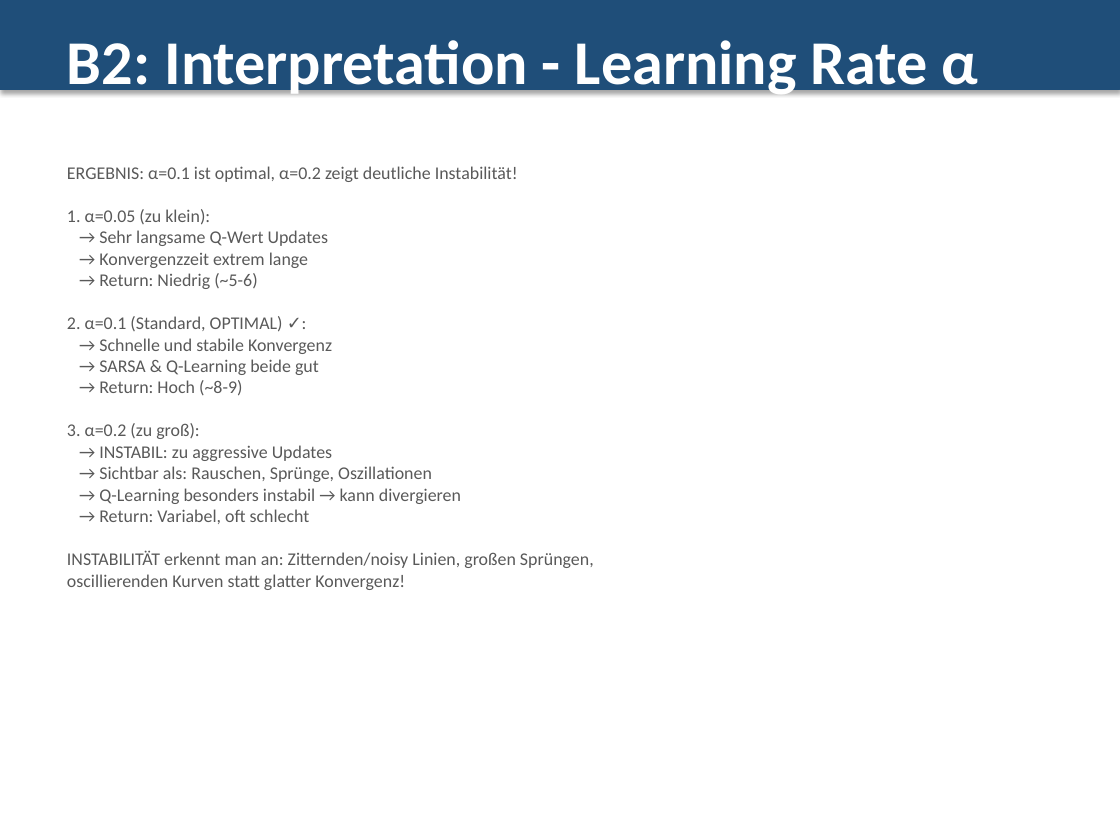
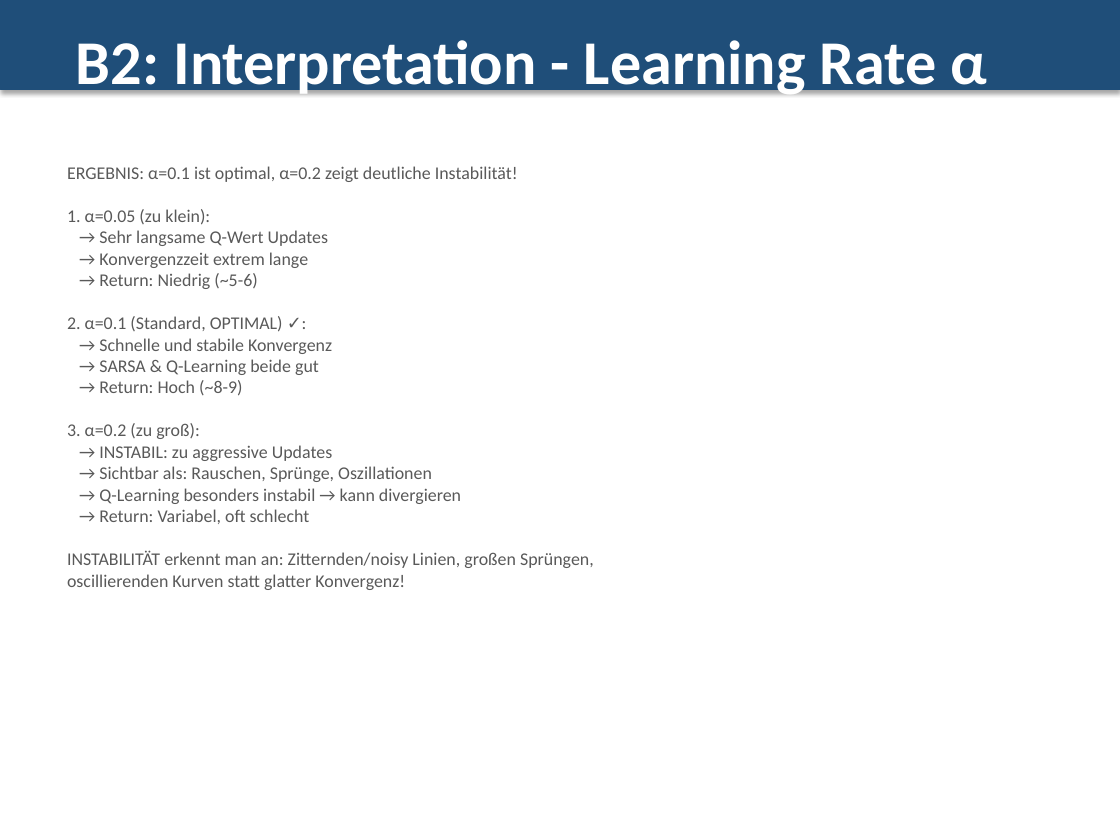
Before and after one commit to dennisddschulz/cas-artificial-intelligence, a slide deck: slide 6 of 09_temporal_difference_method/TEIL_B/TEIL_B_Presentation.pptx. Drawn at 1120x840 pixels with LibreOffice and Linux fonts; fonts in the diff are those of the drawing. Boxes give left, top, right and bottom in pixels: in the first picture for what was removed or moved away, otherwise in the second. Text is boxed around its words. In the diff, an @@ line names an element or a change of style, - is before the commit and + after.

```diff
--- a/09_temporal_difference_method/TEIL_B/TEIL_B_Presentation.pptx
+++ b/09_temporal_difference_method/TEIL_B/TEIL_B_Presentation.pptx
@@ rectangle at (x1=0, y1=0, x2=1120, y2=90): outline #1F4E79 0.75 pt to #1F4E79 0.5 pt @@
@@ text "B2: Interpretation - Learning Rate ..." moved from (x1=67, y1=40, x2=979, y2=99) to (x1=76, y1=40, x2=988, y2=99) @@
```
Also in this commit, not shown: 9 other slides changed.
